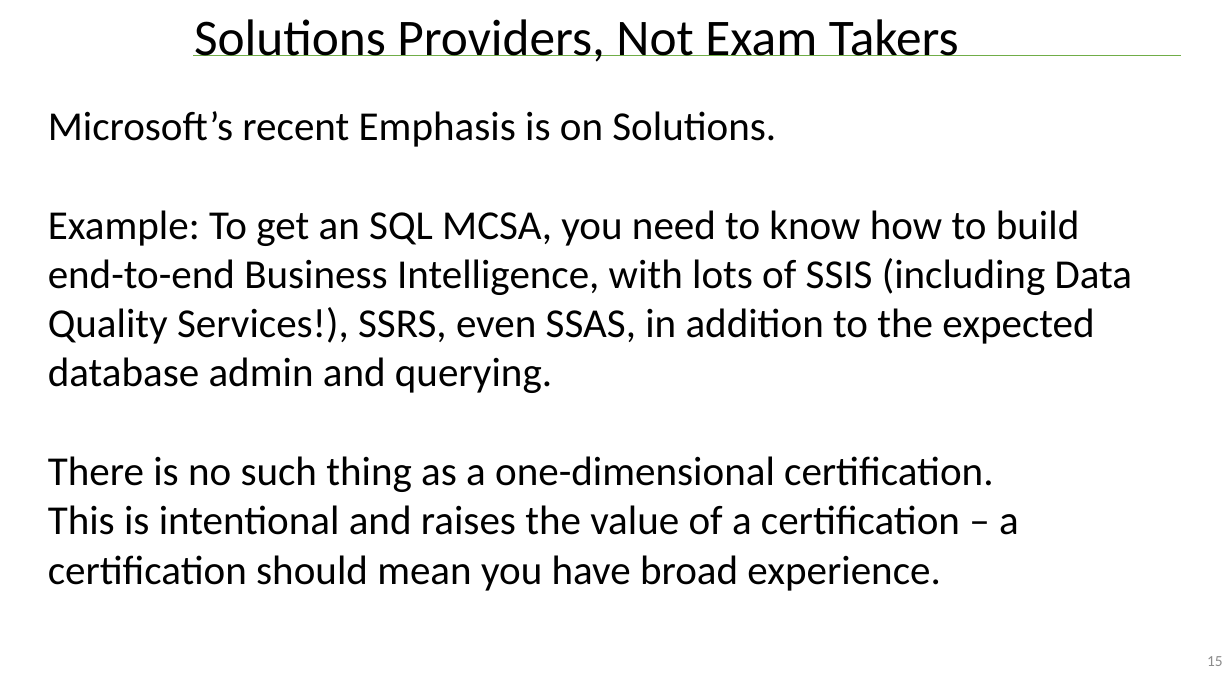
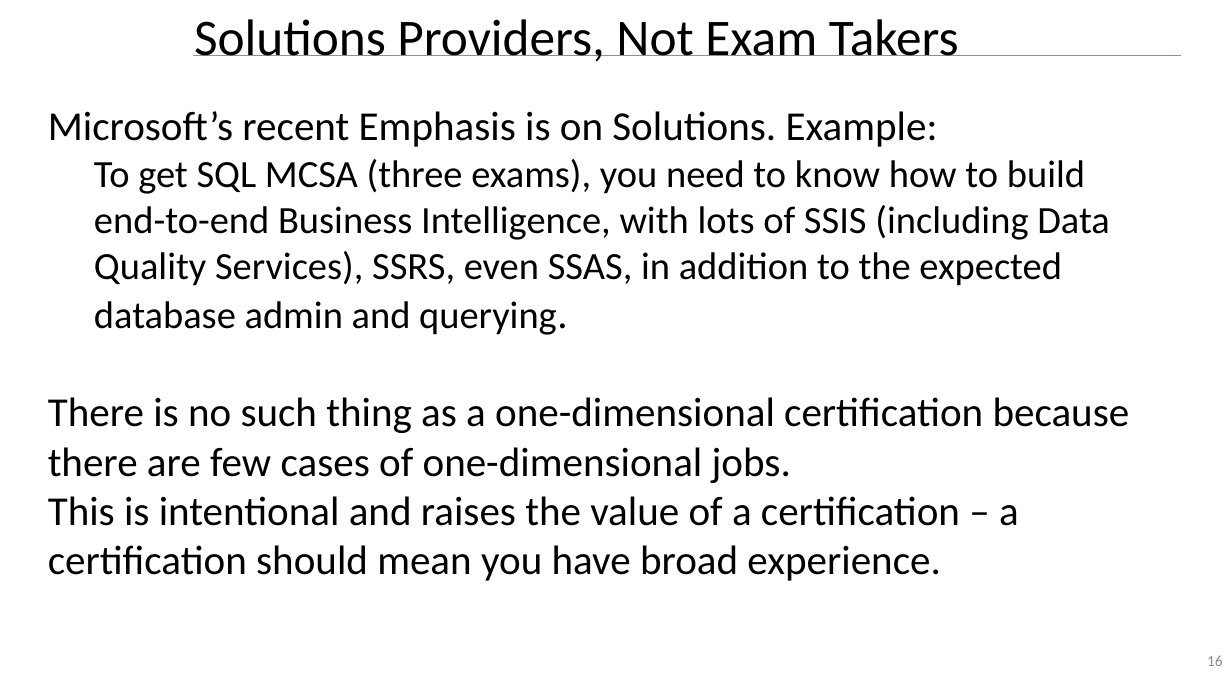
Before and after one commit to williamadba/Public-Presentations, a slide deck: slide 16 of SQLSat Bham 2019/Think Like a Certification Exam.pptx (slide 15 before the commit). Drawn at 1232x693 pixels with LibreOffice and Linux fonts; fonts in the diff are those of the drawing. Boxes give left, top, right and bottom in pixels: in the first picture for what was removed or moved away, otherwise in the second. Text is boxed around its words. In the diff, an @@ line names an element or a change of style, - is before the commit and + after.

```diff
--- a/SQLSat Bham 2019/Think Like a Certification Exam.pptx
+++ b/SQLSat Bham 2019/Think Like a Certification Exam.pptx
@@ text at (48, 111, 1130, 483): text changed; size 32 to 30 pt @@
-Microsoft’s recent Emphasis is on Solutions.
-Example: To get an SQL MCSA, you need to know how to build end-to-end Business Intelligence, with lots of SSIS (including Data Quality Services!), SSRS, even SSAS, in addition to the expected database admin and querying.
-There is no such thing as a one-dimensional certification.
+Microsoft’s recent Emphasis is on Solutions. Example:
+  To get SQL MCSA (three exams), you need to know how to build end-to-end Business Intelligence, with lots of SSIS (including Data Quality Services), SSRS, even SSAS, in addition to the expected database admin and querying.
+There is no such thing as a one-dimensional certification because there are few cases of one-dimensional jobs.
@@ page number at (1207, 656, 1223, 666): text changed @@
-15
+16
```
Also in this commit, not shown: 16 other slides changed, 1 slide added, 1 other file.
